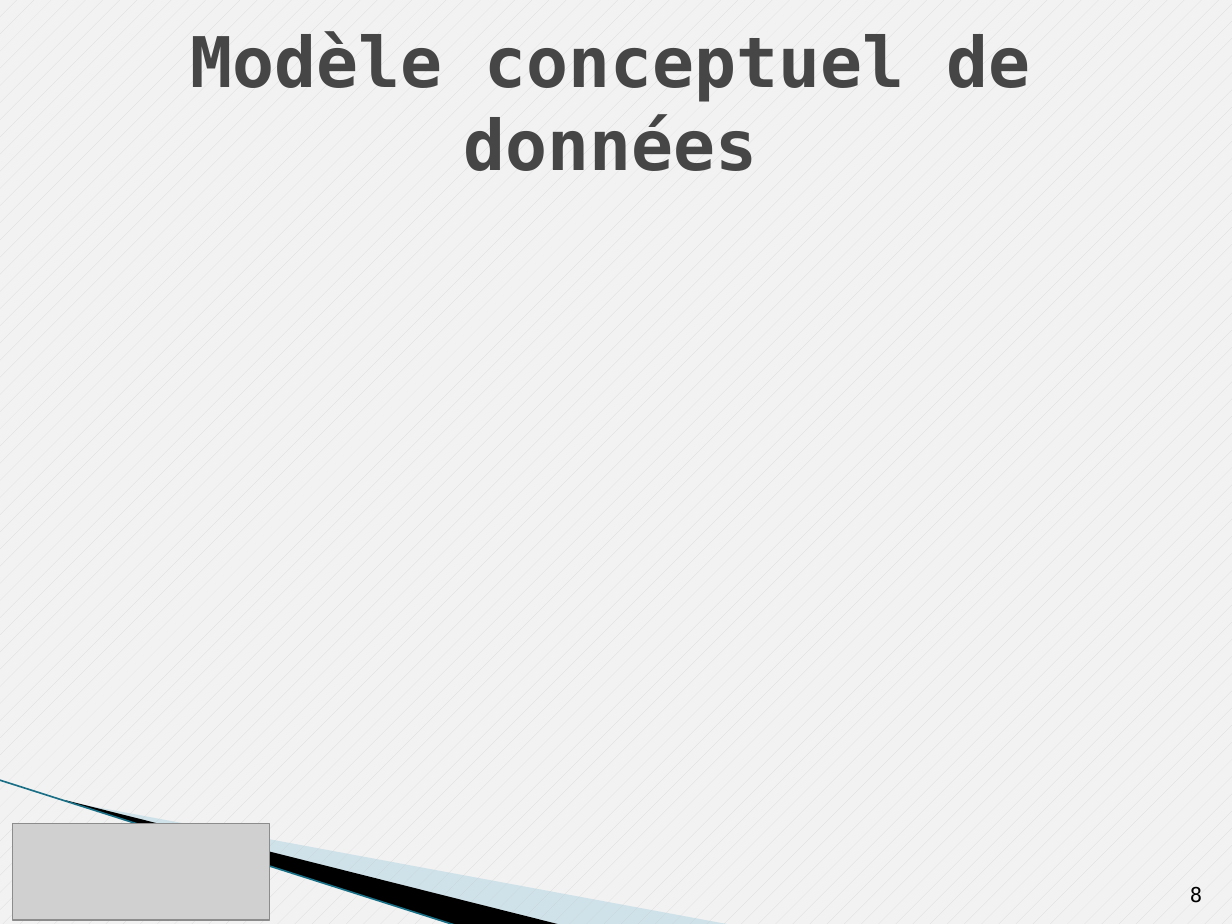
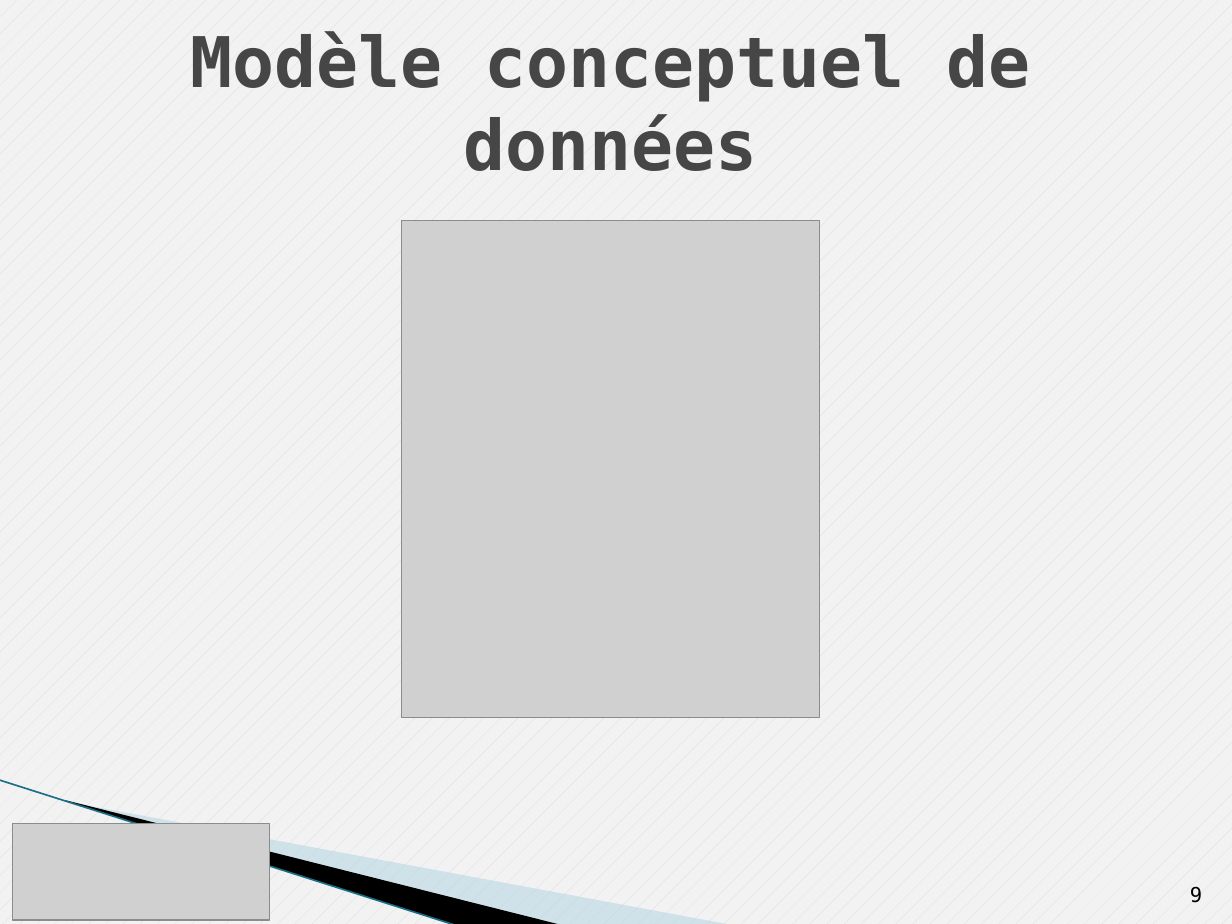
Before and after one commit to Tenacy/AndroidProject, a slide deck: slide 9 of Rapport/Presentation.pptx (slide 8 before the commit). Drawn at 1232x924 pixels with LibreOffice and Linux fonts; fonts in the diff are those of the drawing; grey boxes stand for pictures; background and template pictures are left out. Boxes give left, top, right and bottom in pixels: in the first picture for what was removed or moved away, otherwise in the second. Text is boxed around its words. In the diff, an @@ line names an element or a change of style, - is before the commit and + after.

```diff
--- a/Rapport/Presentation.pptx
+++ b/Rapport/Presentation.pptx
@@ picture added at (402, 221, 819, 717) @@
@@ page number at (1190, 886, 1202, 903): text changed @@
-8
+9
```
Also in this commit, not shown: 8 other slides changed, 19 slides added, 1 slide removed, 1 other file.
